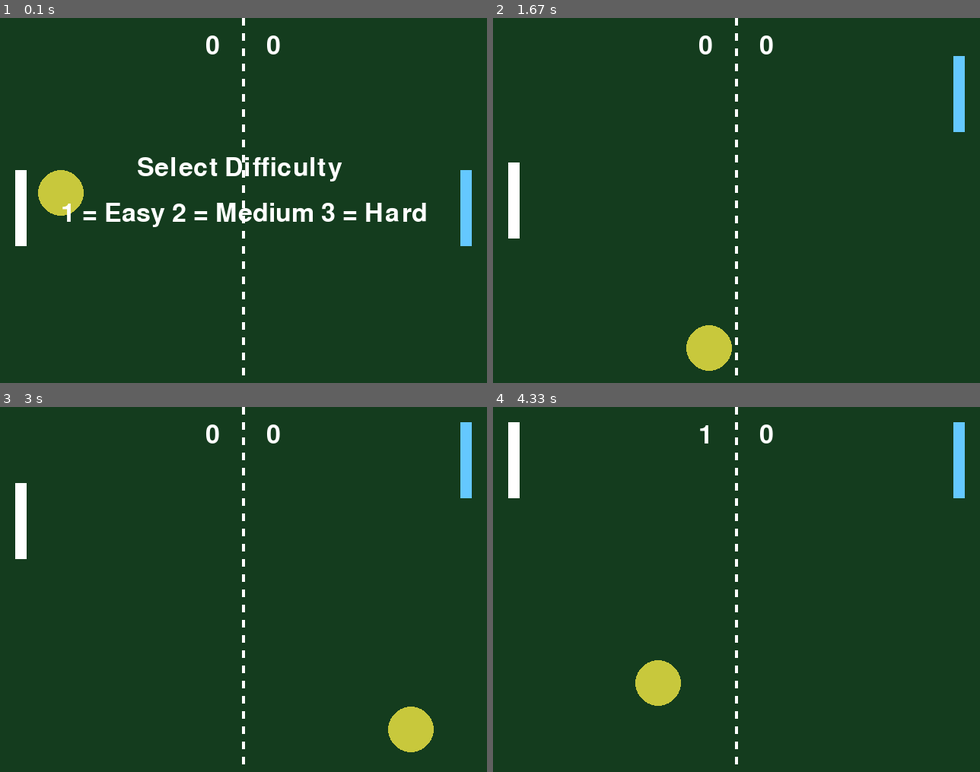
Above: before the commit, frames 1-4 (two rows, left to right).
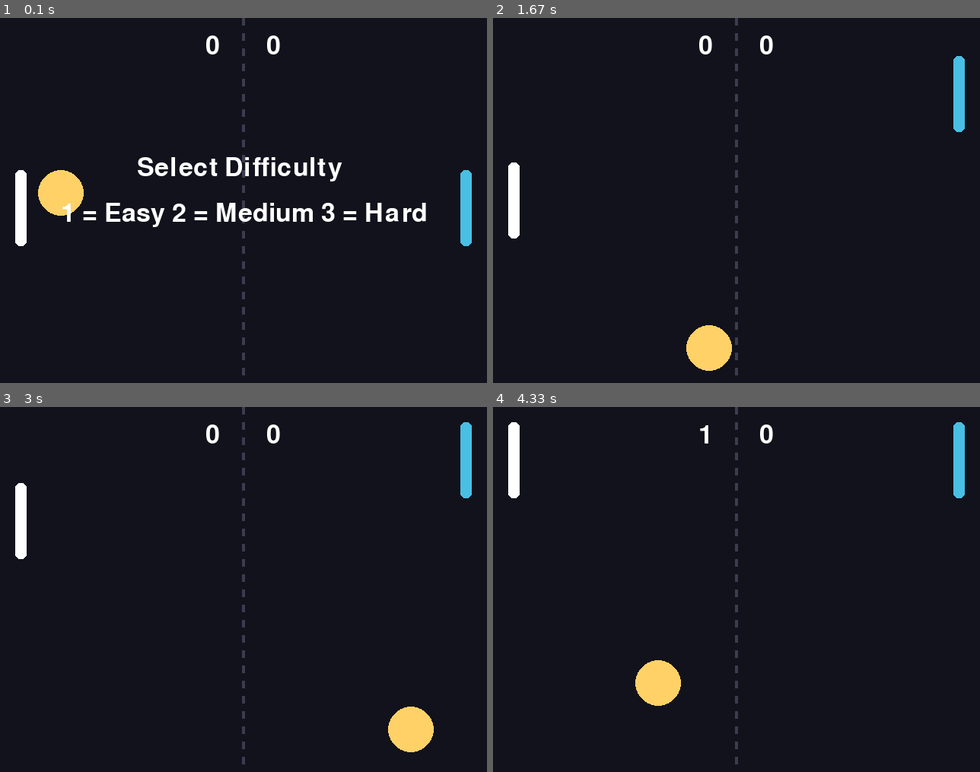
Above: after the commit, the same moments.

Repository: jvnusrg/pygame-practice
Game: pygame game, started from pong.py
The game is run twice, just before and just after one commit, with the same random seed, the same clock (stepped at 60 frames per second) and the same inputs.
Inputs:
- Up to frame 1 (0.1 s): no input
- Up to frame 2 (1.67 s): tap 1 at 0.33 s; hold Up 0.67-1.13 s; hold Down 1.17-1.47 s; hold S 1.17-1.47 s; tap Space at 1.23, 1.57 s; tap 3 at 1.32 s; hold Up from 1.5 s (still down); hold W from 1.5 s (still down)
- Up to frame 3 (3 s): release Up at 1.87 s; release W at 1.87 s; hold Down 1.9-2.27 s; hold S 1.9-2.27 s; tap Space at 1.97, 2.37, 2.7 s; tap 2 at 2.05 s; hold Up 2.3-2.6 s; hold W 2.3-2.6 s; tap 3 at 2.45 s; hold Down 2.63-2.93 s; hold S 2.63-2.93 s; hold Up from 2.97 s (still down); hold W from 2.97 s (still down)
- Up to frame 4 (4.33 s): tap Space at 3.03, 3.43, 3.83, 4.17 s; tap 2 at 3.12, 4.25 s; release Up at 3.33 s; release W at 3.33 s; hold Down 3.37-3.73 s; hold S 3.37-3.73 s; tap 3 at 3.52 s; hold Up 3.77-4.07 s; hold W 3.77-4.07 s; hold Down from 4.1 s (still down); hold S from 4.1 s (still down)

The runs differ from the first frame. In frame 1, 97% of the frame differs, in the area x 0-100%, y 0-100%; in frame 2, 99%; in frame 3, 99%; in frame 4, 99%.

Commit message:
First polishing done

Diff:
--- a/pong.py
+++ b/pong.py
@@ -10,6 +10,12 @@
 
 screen = pygame.display.set_mode((640,480))
 pygame.display.set_caption("My first Pygame Window")
+
+bg_color = (18,18,28)
+ball_color = (255,209,102)
+paddle1_color = (255,255,255)
+paddle2_color = (72,191,227)
+line_color = (60,60,80)
 
 x = 50
 y = 200
@@ -130,7 +136,7 @@
             game_over = True
             winner = "Left Player"
 
-    screen.fill((20, 60, 30))
+    screen.fill(bg_color)
 
     left_text = font.render(str(left_score), True,(255,255,255))
     right_text = font.render(str(right_score),True, (255,255,255))
@@ -139,13 +145,13 @@
     screen.blit(right_text,(350,20))
 
     for dash_y in range (0, 480, 20):
-        pygame.draw.rect(screen, (255,255,255), (320-2, dash_y, 4, 10))
+        pygame.draw.rect(screen, line_color, (320-2, dash_y, 4, 10))
 
-    pygame.draw.circle(screen, (200,200,60), (int(x + width // 2), int(y + height // 2)), width // 2)
+    pygame.draw.circle(screen, ball_color, (int(x + width // 2), int(y + height // 2)), width // 2)
 
-    pygame.draw.rect(screen, (255,255,255),(paddle_x, paddle_y, paddle_width, paddle_height))
+    pygame.draw.rect(screen, paddle1_color, (paddle_x, paddle_y, paddle_width, paddle_height), border_radius=6)
 
-    pygame.draw.rect(screen, (100,200,255),(paddle2_x, paddle2_y, paddle2_width, paddle2_height))
+    pygame.draw.rect(screen, paddle2_color, (paddle2_x, paddle2_y, paddle2_width, paddle2_height), border_radius=6)
 
     if game_over:
             win_text = font.render(winner + " Wins!", True, (255,255,255))
